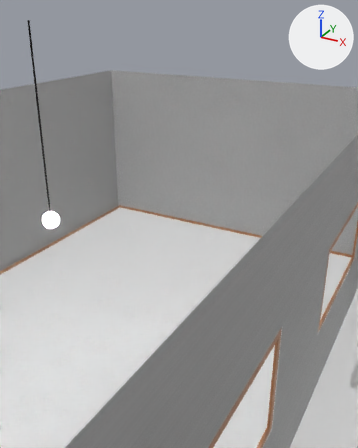
An edit to the Blender file blender/museum.blend, drawn before and after from the same camera.
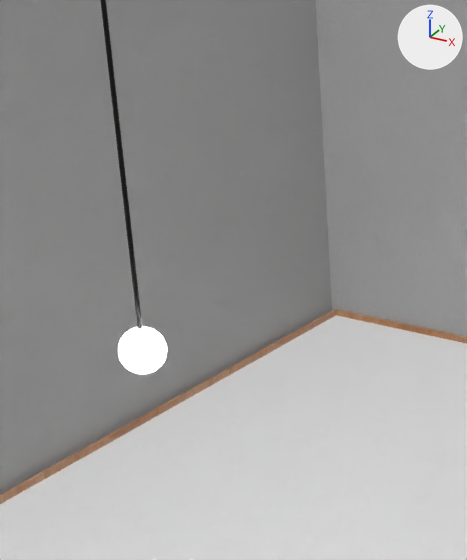
The first picture shows the older version from a 50 mm camera at (26.84, -32.55, 21.72) aimed at (7.97, 1.76, 4.57). The close-ups show both versions on the part from 0% to 47% of the width and 21% to 66% of the height of that picture; other places that the commit changed are outside them. The axes (+X, +Y, +Z) are drawn at upper right. The lights are the same throughout.

Objects in the first close-up: 'Floor', 'bottom_wall', 'fil_lampe', 'lampe_emission', 'walls'.
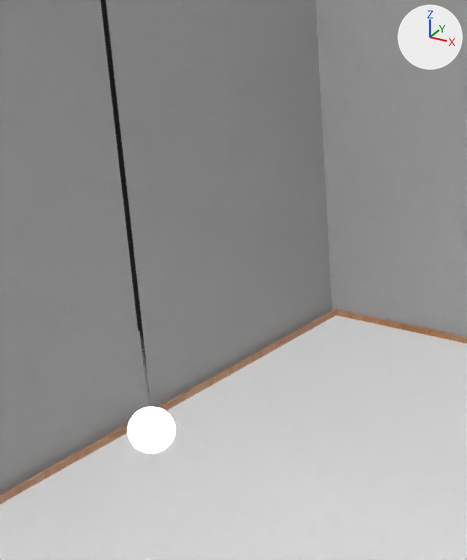
What differs and where, as boxes [x1, y1, x2, y2] in the close-ups (467 x 560 px):
'lampe_emission', moved: before [118, 327, 167, 374]; after [128, 407, 175, 453]

What changed in the scene script:
```text
Change ob_lampe_emission:
    ob_lampe_emission.location: (-1.39, -3.8, 5.1) -> (-1.39, -3.8, 2.41)
```
